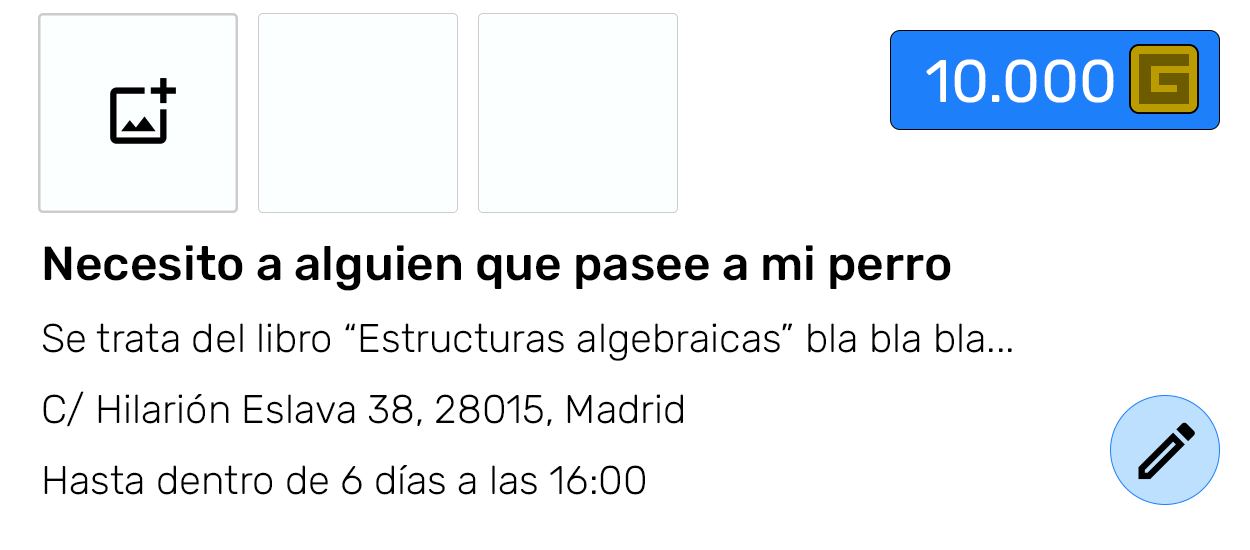
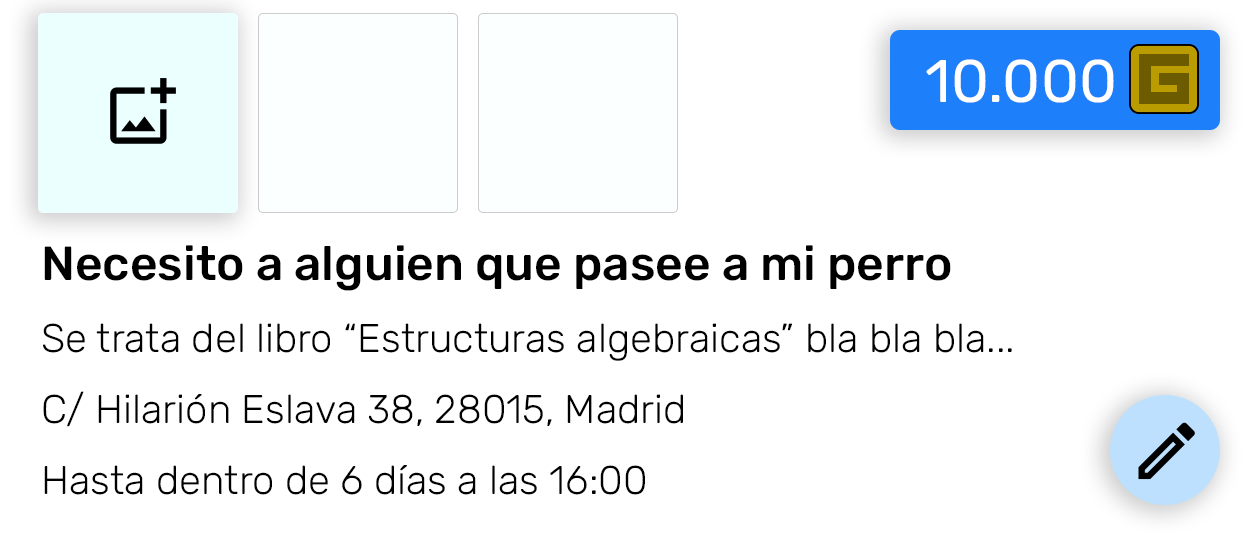
Comparing the layer stacks of the two 1250x550 images. Changes:
removed layer "Elipse 1" over bbox(1110, 395, 1220, 505)
added layer "Círculo editar" above "Grollies1" over bbox(1110, 395, 1220, 505)
painted on "Precio" over bbox(890, 30, 1220, 130)
removed layer "Rectángulo 1" (was 20%) over bbox(38, 13, 238, 213)
added layer "Imagen 1" above "Fondo" over bbox(38, 13, 238, 213)
